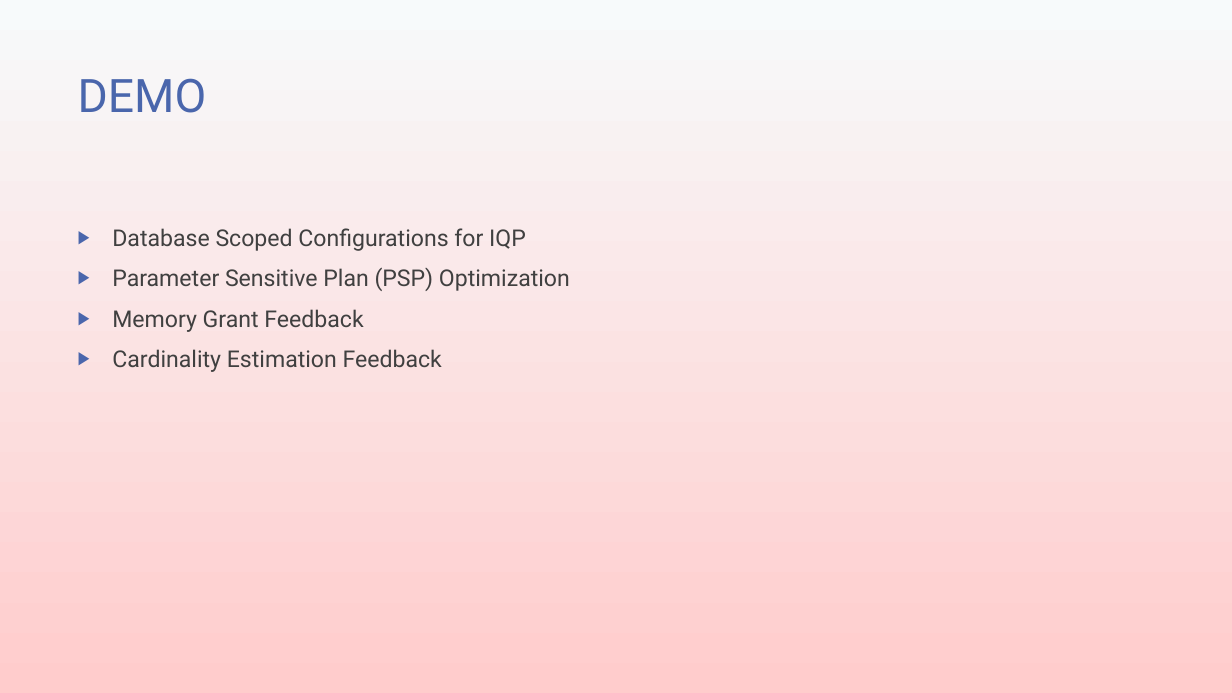
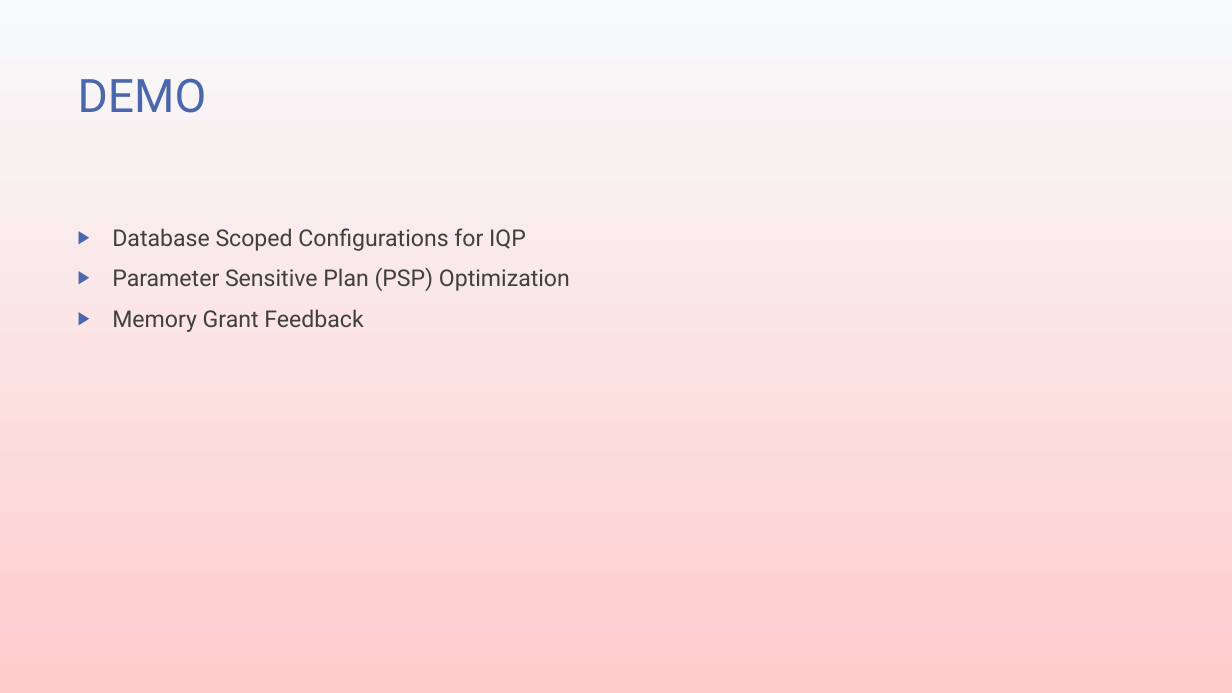
Before and after one commit to transmokopter/Presentations, a slide deck: slide 6 of sql-server-2022/sql-server-2022.pptx. Drawn at 1232x693 pixels with LibreOffice and Linux fonts; fonts in the diff are those of the drawing; background and template pictures are left out. Boxes give left, top, right and bottom in pixels: in the first picture for what was removed or moved away, otherwise in the second. Text is boxed around its words. In the diff, an @@ line names an element or a change of style, - is before the commit and + after.

```diff
--- a/sql-server-2022/sql-server-2022.pptx
+++ b/sql-server-2022/sql-server-2022.pptx
@@ text at (112,349,442,372): paragraph removed @@
-▶ Cardinality Estimation Feedback
```
Also in this commit, not shown: 1 other slide changed, 47 other files.
